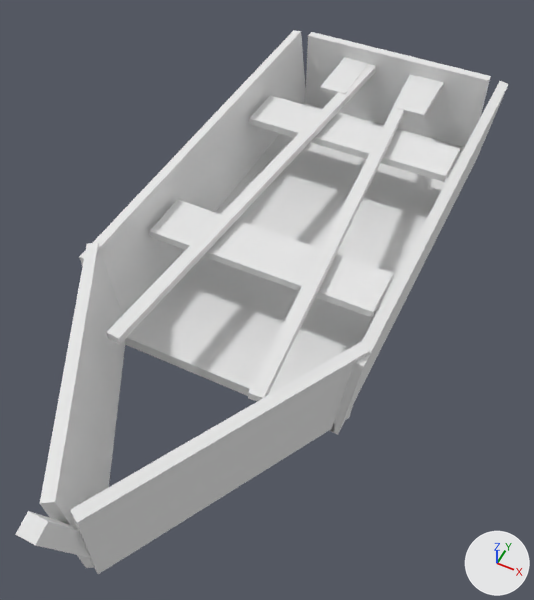
The glTF model godot/assets/models/interior/rowboat.glb as it was, and as the next commit left it.
Both versions are drawn from a camera (50 mm lens) standing at (0.85, -1.76, 2.19) and looking at (0.04, -0.14, 0.16). The lights are fixed; the arrows at lower right show +X, +Y and +Z. The picture after the commit comes second. Vertices at exactly the same position are counted once.

The first picture shows 'rowboat'.
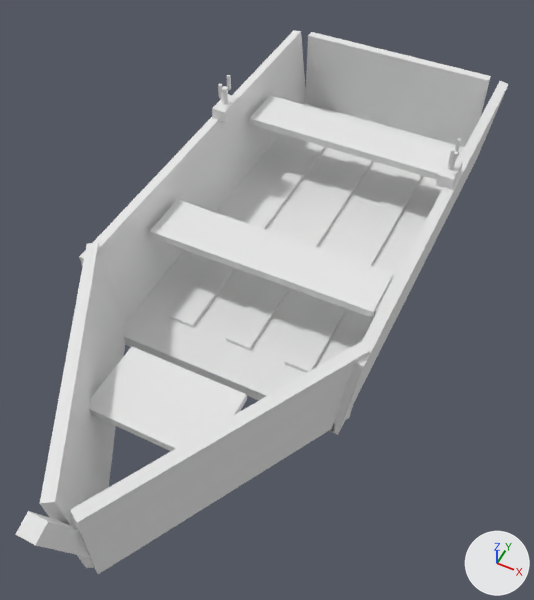
The newer file is also turned or shifted as a whole; pictures and numbers use the older file's frame.

What differs and where, as boxes (x1, y1, x2, y2) in the pictures (534 x 600 px; the box of a moved part takes in the faces that stretch with it):
part 1 of me_rowboat, added: after (212, 94, 239, 123)
part 2 of me_rowboat, added: after (436, 157, 463, 189)
part 3 of me_rowboat, added: after (222, 86, 228, 104)
part 4 of me_rowboat, added: after (218, 83, 223, 99)
part 5 of me_rowboat, added: after (227, 75, 231, 90)
part 6 of me_rowboat, added: after (448, 151, 457, 170)
part 7 of me_rowboat, added: after (448, 149, 455, 165)
part 8 of me_rowboat, added: after (455, 138, 461, 153)
part 9 of me_rowboat, moved or reshaped: before (107, 57, 443, 344); after (89, 111, 441, 448)

What the commit changed:
Material 'galv' (mat_galv) is new.
Its base color is (0.8, 0.8, 0.8) (white #e7e7e7).
Its roughness is 1.0.
me_rowboat is used by ob_rowboat; location (0.0, 0.0, 0.0).
me_rowboat had 104 vertices, 156 faces and spanned x -0.51..0.51, y -1.35..1.35, z 0.0..0.52.
me_rowboat now has 176 vertices, 268 faces and spans x -0.51..0.51, y -1.35..1.27, z 0.0..0.57.
me_rowboat part 1: a new loose piece, a box spanning x -0.505..-0.445, y 0.447..0.567, z 0.416..0.466, in mat_pine (white #e7e7e7).
me_rowboat part 2: a new loose piece, a box spanning x 0.445..0.505, y 0.447..0.567, z 0.416..0.466, in mat_pine (white #e7e7e7).
me_rowboat part 3: a new loose piece, a 6-sided cylinder along z spanning x -0.485..-0.465, y 0.495..0.519, z 0.466..0.536, in mat_galv (white #e7e7e7).
me_rowboat part 4: a new loose piece, a box spanning x -0.481..-0.469, y 0.466..0.478, z 0.511..0.571, in mat_galv (white #e7e7e7).
me_rowboat part 5: a new loose piece, a box spanning x -0.481..-0.469, y 0.536..0.548, z 0.511..0.571, in mat_galv (white #e7e7e7).
me_rowboat part 6: a new loose piece, a 6-sided cylinder along z spanning x 0.465..0.485, y 0.495..0.519, z 0.466..0.536, in mat_galv (white #e7e7e7).
me_rowboat part 7: a new loose piece, a box spanning x 0.469..0.481, y 0.466..0.478, z 0.511..0.571, in mat_galv (white #e7e7e7).
me_rowboat part 8: a new loose piece, a box spanning x 0.469..0.481, y 0.536..0.548, z 0.511..0.571, in mat_galv (white #e7e7e7).
Part 9, on me_rowboat:
12 vertices are removed from x -0.24..0.24, y 0.95..1.25, z 0.33..0.36.
30 faces are deleted.
20 vertices move from x -0.28..0.28, y -0.65..1.35, z 0.33..0.36 to x -0.29..0.29, y -0.88..1.2, z 0.06..0.3.
4 vertices are added at (-0.21, -0.62, 0.27), (-0.21, -0.62, 0.3), (0.21, -0.62, 0.27), (0.21, -0.62, 0.3).
8 new vertices lie (0.0, -1.5, 0.0) away from vertices in x -0.24..0.24, y 1.35, z 0.34..0.36.
30 new faces join them, mat_pine (white #e7e7e7).
me_rowboat gains material mat_galv (white #e7e7e7).
